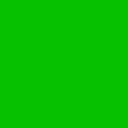
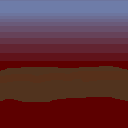
Comparing the layer stacks of the two 128 × 128 images. Changes:
painted on "Background" over (0, 0, 128, 128)
